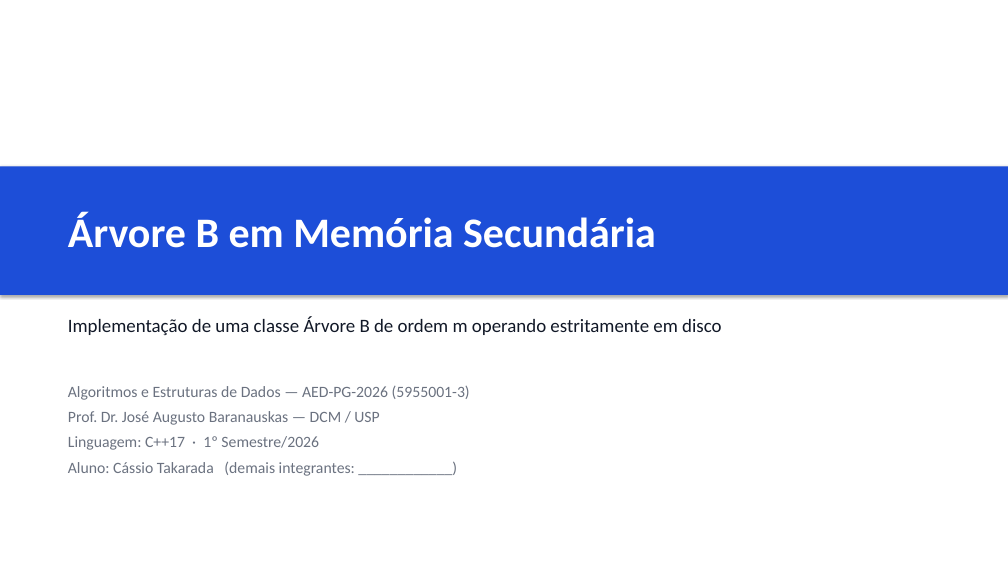
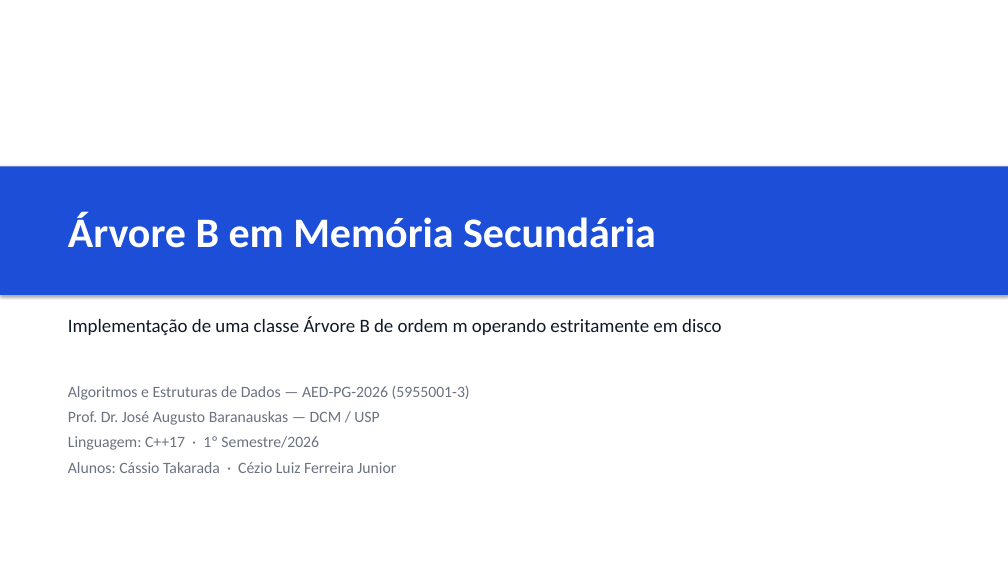
Before and after one commit to cassiotakarada/btree, a slide deck: slide 1 of apresentacao/APRESENTACAO.pptx. Drawn at 1008x567 pixels with LibreOffice and Linux fonts; fonts in the diff are those of the drawing. Boxes give left, top, right and bottom in pixels: in the first picture for what was removed or moved away, otherwise in the second. Text is boxed around its words. In the diff, an @@ line names an element or a change of style, - is before the commit and + after.

```diff
--- a/apresentacao/APRESENTACAO.pptx
+++ b/apresentacao/APRESENTACAO.pptx
@@ text at (x1=68, y1=462, x2=396, y2=473): text changed @@
-Aluno: Cássio Takarada (demais integrantes: ____________)
+Alunos: Cássio Takarada · Cézio Luiz Ferreira Junior
```
Also in this commit, not shown: 9 other slides changed, 2 slides added, 8 other files.
